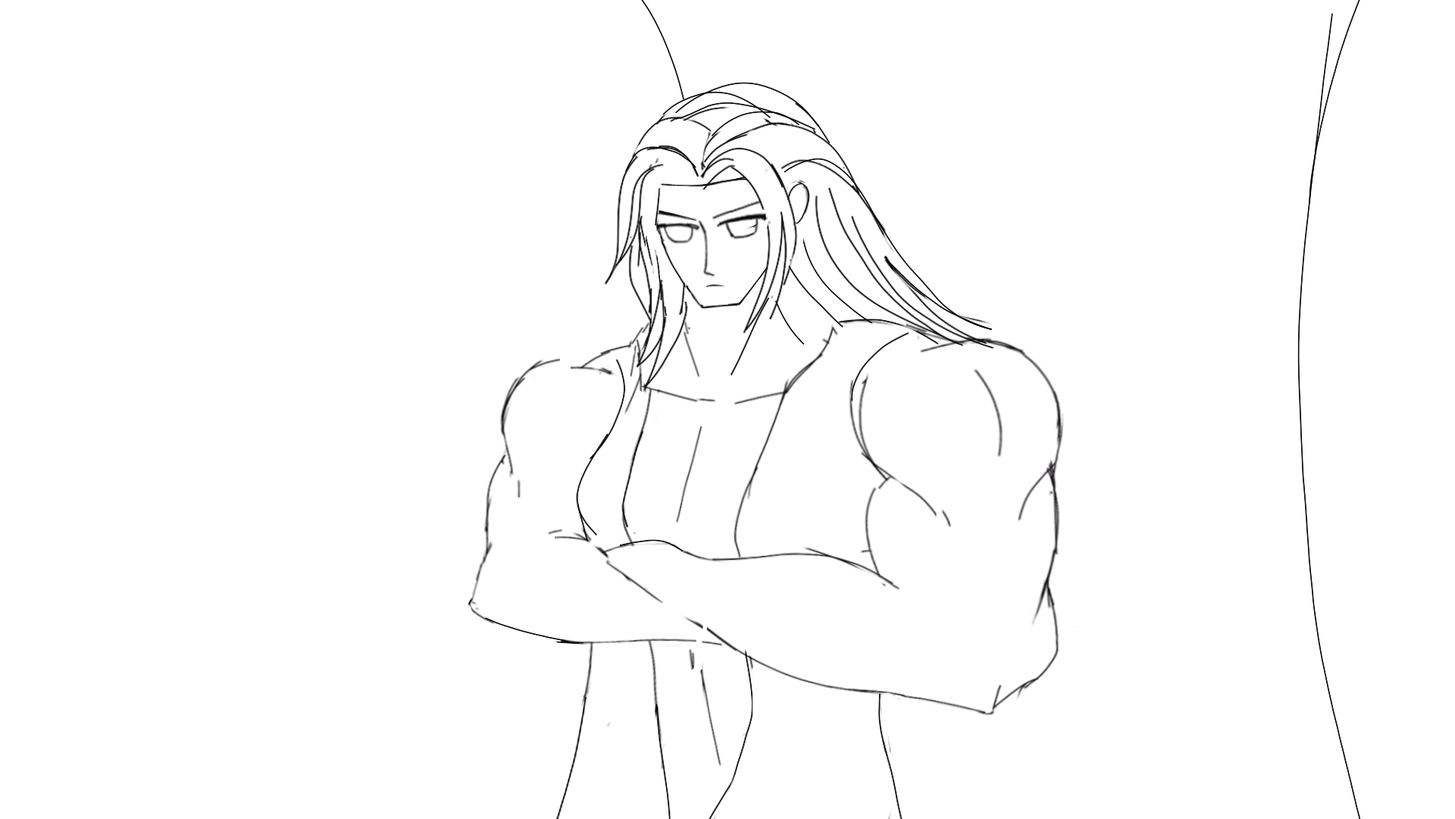
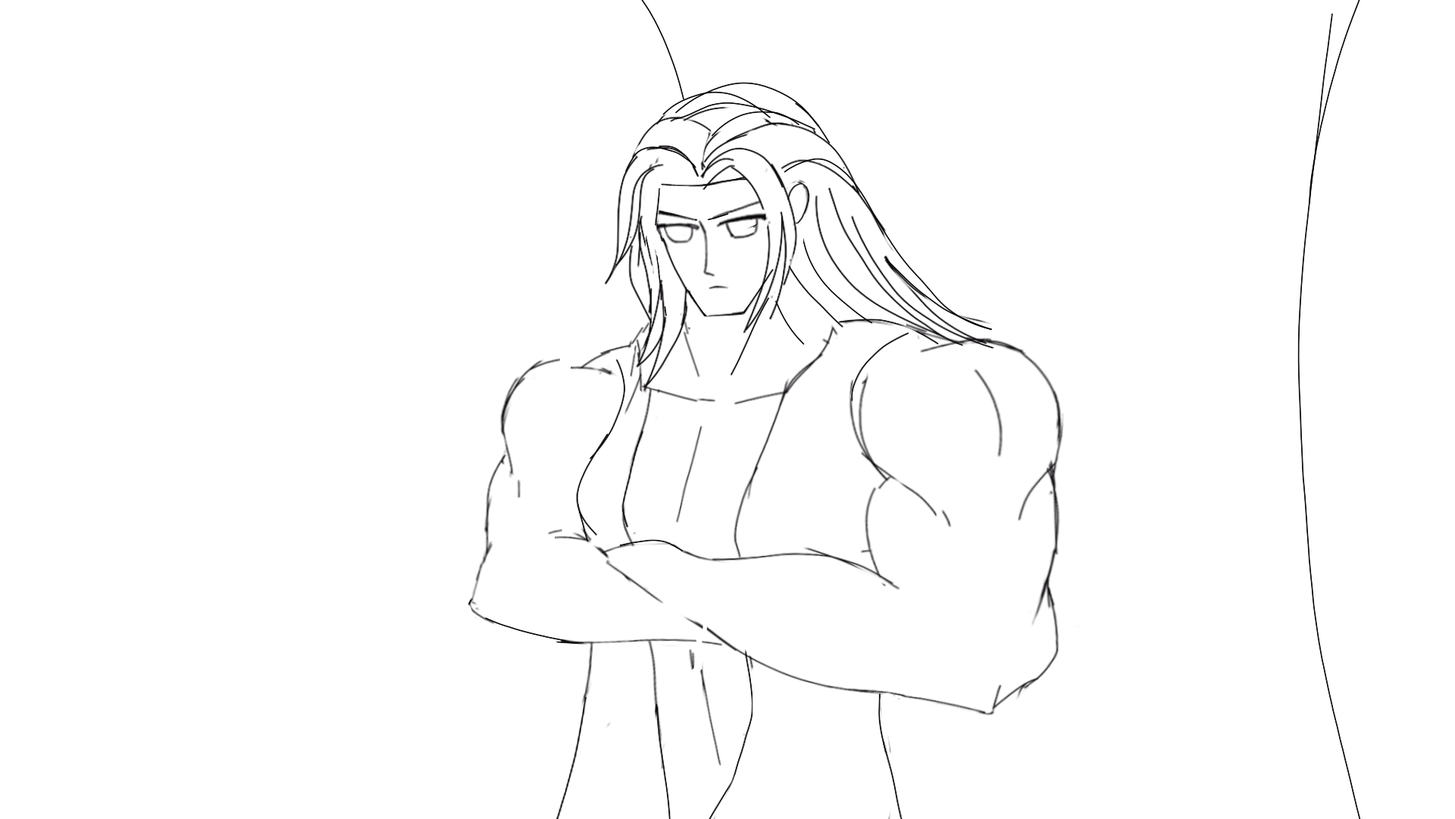
Comparing the layer stacks of the two 1455×819 images. Changes:
painted on "Paint Layer 2" over [659, 212, 774, 327]
